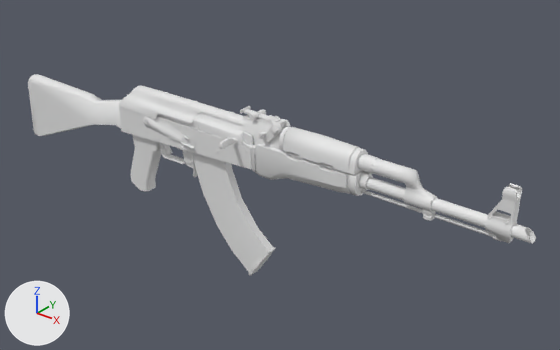
Renders of the FBX model Importing/w_rifle_ak47.fbx from each side of a commit.
One viewpoint serves both versions: a 50 mm lens placed at (0.799, -0.685, 0.474), pointed at (0.215, 0.045, 0.021). The lights are fixed; the arrows at lower left show +X, +Y and +Z. Where no turn or scale is listed for an object, it has been applied to the vertices.

The first picture shows 'models/weapons/w_rif_ak47.001', 'models/weapons/w_rif_ak47_mag'.
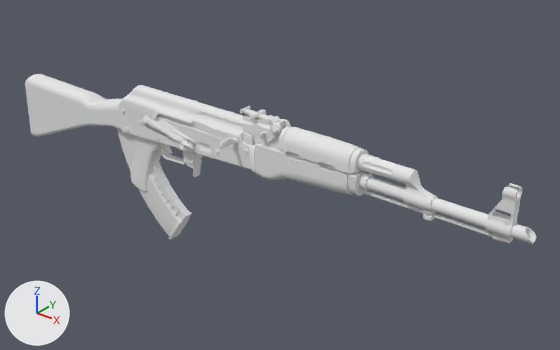
The newer file is also rescaled (x0.899), turned or shifted as a whole; pictures and numbers use the older file's frame.

What differs and where, as boxes [x1, y1, x2, y2] in the pictures (560 x 350 px):
```json
{"object": "models/weapons/w_rif_ak47.001", "change": "reshaped", "before": [28, 74, 536, 244], "after": [25, 74, 537, 244]}
{"object": "models/weapons/w_rif_ak47_mag", "change": "deleted", "before": [193, 153, 275, 276]}
{"object": "v_rif_ak47.mdl/ak47_magazine", "change": "added", "after": [114, 99, 192, 240]}
```

Edits to the scene script, one JSON object a line:
```json
{"op": "add", "block": "mat_materials_models_weapons_v_models_rif_ak47_ak47", "code": ["mat_materials_models_weapons_v_models_rif_ak47_ak47 = principled_material('materials/models/weapons/v_models/rif_ak47/ak47')", "mat_materials_models_weapons_v_models_rif_ak47_ak47.base_color = (0.8, 0.8, 0.8)  # white #e7e7e7", "mat_materials_models_weapons_v_models_rif_ak47_ak47.roughness = 0.9"]}
{"block": "me_models_weapons_w_rif_ak47", "where": "# used by ob_models_weapons_w_rif_ak47_001"}
{"op": "remove", "block": "me_models_weapons_w_rif_ak47", "code": "me_models_weapons_w_rif_ak47.from_pydata(...)  # 2019 vertices, 3137 faces; spans x -0.263..0.577, y -0.044..0.022, z -0.05..0.127"}
{"op": "remove", "block": "me_models_weapons_w_rif_ak47", "code": "me_models_weapons_w_rif_ak47.materials.append(mat_materials_models_weapons_w_models_w_rif_ak47_ak47)  # white #e7e7e7"}
{"op": "add", "block": "me_models_weapons_w_rif_ak47", "code": "me_models_weapons_w_rif_ak47.from_pydata(...)  # 7147 vertices, 12705 faces; spans x -0.263..0.577, y -0.044..0.022, z -0.05..0.127"}
{"block": "me_models_weapons_w_rif_ak47", "change": "me_models_weapons_w_rif_ak47 part 1: 105 vertices moved within x -0.037..0.577, y -0.019..0.019, z 0.023..0.123; 637 vertices removed from x -0.263..0.577, y -0.02..0.022, z -0.027..0.124; 5133 vertices added at x -0.263..0.577, y -0.038..0.022, z -0.05..0.127"}
{"op": "add", "block": "me_models_weapons_w_rif_ak47", "code": "me_models_weapons_w_rif_ak47.materials.append(mat_materials_models_weapons_v_models_rif_ak47_ak47)  # white #e7e7e7"}
{"op": "add", "block": "me_v_rif_ak47_mdl_ak47_model_smd_001", "code": ["me_v_rif_ak47_mdl_ak47_model_smd_001 = bpy.data.meshes.new('v_rif_ak47.mdl/ak47_model.smd.001')", "me_v_rif_ak47_mdl_ak47_model_smd_001.from_pydata(...)  # 420 vertices, 730 faces; spans x 0.105..0.241, y -0.01..0.01, z -0.144..0.049", "me_v_rif_ak47_mdl_ak47_model_smd_001.materials.append(mat_materials_models_weapons_v_models_rif_ak47_ak47)  # white #e7e7e7"]}
{"op": "remove", "block": "ob_models_weapons_w_rif_ak47_mag", "code": ["ob_models_weapons_w_rif_ak47_mag = bpy.data.objects.new('models/weapons/w_rif_ak47_mag', me_models_weapons_w_rif_ak47_mag)", "ob_models_weapons_w_rif_ak47_mag.location = (0.0, 0.0, 0.0)"]}
{"op": "add", "block": "ob_v_rif_ak47_mdl_ak47_magazine", "code": ["ob_v_rif_ak47_mdl_ak47_magazine = bpy.data.objects.new('v_rif_ak47.mdl/ak47_magazine', me_v_rif_ak47_mdl_ak47_model_smd_001)", "ob_v_rif_ak47_mdl_ak47_magazine.location = (-0.1594, 0.0, 0.028)"]}
```
